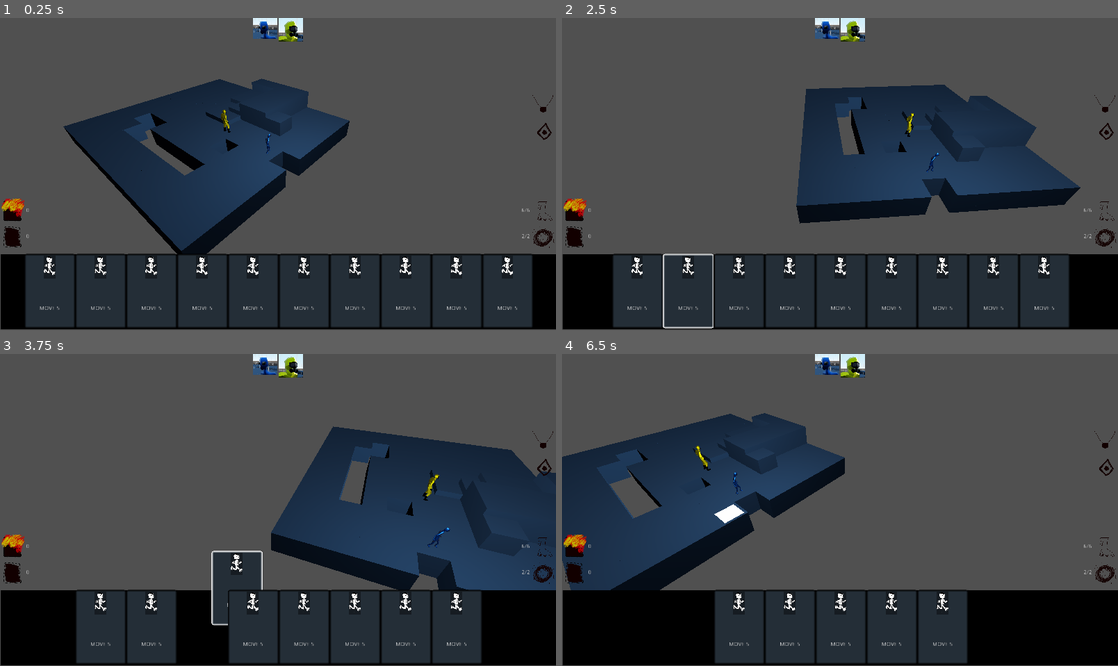
Above: before the commit, frames 1-4 (two rows, left to right).
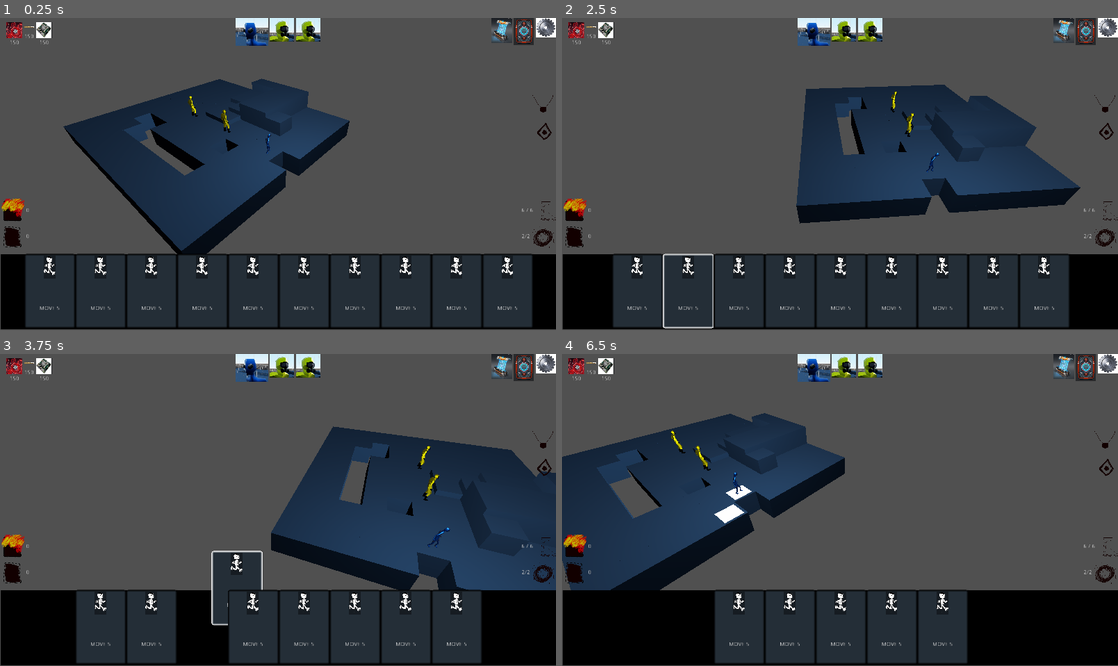
Above: after the commit, the same moments.

Repository: richardbonneau/space-rogue
Game: Godot game, scene res://Main/Main.tscn
Same seed, same stepped clock (60 frames per second), same inputs: the game is played once before the commit and once after it. The engine's default icon, where the game draws it, is replaced by a stand-in: a white triangle on a blue panel in a dark square.
Inputs (mouse positions are in pixels of both pictures, inside the frame that each line leads up to):
- Up to frame 1 (0.25 s): no input
- Up to frame 2 (2.5 s): tap Enter at 0.5 s; drag from (612, 292) to (895, 105) at 0.52 s; drag from (639, 292) to (812, 236) at 1.27 s; move the mouse to (689, 292) at 2.02 s; hold D (right) from 2.03 s (still down); hold Q (q) from 2.03 s (still down); click (689, 292) at 2.17 s; tap E (e) at 2.3 s
- Up to frame 3 (3.75 s): release D (right) at 2.75 s; release Q (q) at 2.75 s; drag from (177, 628) to (111, 463) at 2.77 s; drag from (200, 628) to (305, 510) at 3.52 s
- Up to frame 4 (6.5 s): drag from (789, 628) to (756, 432) at 4.27 s; move the mouse to (817, 628) at 5.02 s; hold S (down) 5.03-5.75 s; hold E (e) 5.03-5.75 s; click (817, 628) at 5.17 s; drag from (867, 628) to (728, 525) at 5.77 s

The runs differ from the first frame. In frame 1, 2.1% of the frame differs, in the area x 1-100%, y 0-66%; in frame 2, 2.1%; in frame 3, 2.1%; in frame 4, 2.2%.

Commit message:
ui moves goes down

Diff:
--- a/Level/GameBoard.tscn
+++ b/Level/GameBoard.tscn
@@ -7,6 +7,7 @@
 [ext_resource path="res://Level/Scripts/Pathfinder.gd" type="Script" id=5]
 [ext_resource path="res://Level/Scripts/CameraHolder.gd" type="Script" id=6]
 [ext_resource path="res://Level/Scripts/Rounds.gd" type="Script" id=7]
+[ext_resource path="res://Level/Scripts/PlayerActions.gd" type="Script" id=8]
 
 [sub_resource type="Environment" id=1]
 ambient_light_color = Color( 0.305882, 0.305882, 0.305882, 1 )
@@ -31,6 +32,9 @@
 
 [node name="Rounds" type="Node" parent="."]
 script = ExtResource( 7 )
+
+[node name="PlayerActions" type="Node" parent="."]
+script = ExtResource( 8 )
 
 [node name="CameraHolder" type="Spatial" parent="."]
 transform = Transform( 0.766044, 0, 0.642788, 0, 1, 0, -0.642788, 0, 0.766045, 11, 6, 6.4075 )
@@ -424,6 +428,10 @@
 transform = Transform( 1, 0, 0, 0, 1, 0, 0, 0, 1, 2, 0, 0 )
 type = "Enemy"
 
+[node name="Entity3" parent="Entities" instance=ExtResource( 2 )]
+transform = Transform( 1, 0, 0, 0, 1, 0, 0, 0, 1, -1, 0, 0 )
+type = "Enemy"
+
 [node name="WorldEnvironment" type="WorldEnvironment" parent="."]
 environment = SubResource( 3 )
 
--- a/Level/Scripts/Camera.gd
+++ b/Level/Scripts/Camera.gd
@@ -12,10 +12,10 @@
 	pass
 
 
-
 func clear_highlighted_path():
-	for tile in path:
-		tile.get_node("Highlight").visible = false
+	for tile in game_board.get_node("Tiles").get_children():
+		var highlight = tile.get_node("Highlight")
+		if highlight : highlight.visible = false
 
 
 func _input(event):
@@ -37,6 +37,7 @@
 
 			var moving_entity_node = rounds.get_active_entity().get_current_tile()
 			path = pathfinder.find_path(moving_entity_node,hovered_node)
+			moving_entity_node.get_node("Highlight").visible = true
 			for tile in path:
 				tile.get_node("Highlight").visible = true
 		if event is InputEventMouseButton and event.button_index == BUTTON_LEFT and event.is_pressed():
--- a/Level/Scripts/Pathfinder.gd
+++ b/Level/Scripts/Pathfinder.gd
@@ -8,9 +8,11 @@
 
 onready var game_board = get_owner()
 onready var rounds = game_board.get_node("Rounds")
+onready var player_actions = game_board.get_node("PlayerActions")
+onready var camera = self.get_parent().get_node("CameraHolder").get_child(0)
+
 onready var entity_is_moving: bool = false
 onready var path_index = 0
-onready var camera = self.get_parent().get_node("CameraHolder").get_child(0)
 onready var movement_stop_thresold: float = 0.1
 
 func _process(delta):
@@ -42,7 +44,7 @@
 	last_entity_rotation = Vector3(0,rounds.get_active_entity().get_rotation().y,0)
 
 	if distance_to_destination < movement_stop_thresold:
-
+		player_actions.player_remaining_move -= 1
 		#Switch to next node to move to
 		if path_index < path.size() - 1:
 			path_index+=1
--- /dev/null
+++ b/Level/Scripts/PlayerActions.gd
@@ -0,0 +1,4 @@
+extends Node
+
+onready var player_max_move = 6
+onready var player_remaining_move = 6
--- a/Level/Scripts/Rounds.gd
+++ b/Level/Scripts/Rounds.gd
@@ -14,10 +14,8 @@
 func add_entity_to_list(var entity):
 	turn_order.append(entity)
 
-
 func sort_turn_order():
 	pass
-
 
 func get_all_entities_turn_order():
 	for entity in self.get_owner().get_node("Entities").get_children():
@@ -27,5 +25,4 @@
 	var entity_to_push_back = turn_order[0]
 	turn_order.erase(entity_to_push_back)
 	turn_order.append(entity_to_push_back)
-
 	portrait_order.rearrange_portrait_order()
--- a/Main/Main.tscn
+++ b/Main/Main.tscn
@@ -1,20 +1,26 @@
-[gd_scene load_steps=6 format=2]
+[gd_scene load_steps=8 format=2]
 
 [ext_resource path="res://Main/Scripts/Main.gd" type="Script" id=1]
 [ext_resource path="res://UI/Hand.tscn" type="PackedScene" id=2]
 [ext_resource path="res://Level/GameBoard.tscn" type="PackedScene" id=3]
 [ext_resource path="res://UI/Debug.tscn" type="PackedScene" id=4]
 [ext_resource path="res://UI/PortraitOrder.tscn" type="PackedScene" id=5]
+[ext_resource path="res://UI/Ressources.tscn" type="PackedScene" id=6]
+[ext_resource path="res://UI/Menus.tscn" type="PackedScene" id=7]
 
 [node name="Main" type="Node"]
 script = ExtResource( 1 )
 
 [node name="GameBoard" parent="." instance=ExtResource( 3 )]
 
-[node name="Hand" parent="." instance=ExtResource( 2 )]
+[node name="Ressources" parent="." instance=ExtResource( 6 )]
 
 [node name="PortraitOrder" parent="." instance=ExtResource( 5 )]
 margin_bottom = 124.0
 
+[node name="Menus" parent="." instance=ExtResource( 7 )]
+
+[node name="Hand" parent="." instance=ExtResource( 2 )]
+
 [node name="AddCardDebug" parent="." instance=ExtResource( 4 )]
 visible = false
--- a/UI/Hand.tscn
+++ b/UI/Hand.tscn
@@ -8,6 +8,7 @@
 [ext_resource path="res://Assets/Sprites/energy.png" type="Texture" id=6]
 [ext_resource path="res://Assets/Sprites/lozange.png" type="Texture" id=7]
 [ext_resource path="res://Assets/Sprites/pendant.png" type="Texture" id=8]
+[ext_resource path="res://UI/Scripts/MovementLabel.gd" type="Script" id=9]
 
 [node name="Hand" type="Control"]
 anchor_right = 1.018
@@ -158,7 +159,7 @@
 }
 
 [node name="Movement" type="HBoxContainer" parent="PlayerActions"]
-margin_right = 149.0
+margin_right = 85.0
 margin_bottom = 60.0
 
 [node name="Label" type="Label" parent="PlayerActions/Movement"]
@@ -166,6 +167,7 @@
 margin_right = 21.0
 margin_bottom = 37.0
 text = "6/6"
+script = ExtResource( 9 )
 
 [node name="Icon" type="TextureRect" parent="PlayerActions/Movement"]
 margin_left = 25.0
@@ -178,7 +180,7 @@
 
 [node name="Energy" type="HBoxContainer" parent="PlayerActions"]
 margin_top = 64.0
-margin_right = 149.0
+margin_right = 85.0
 margin_bottom = 124.0
 
 [node name="Label" type="Label" parent="PlayerActions/Energy"]
--- /dev/null
+++ b/UI/Menus.tscn
@@ -0,0 +1,42 @@
+[gd_scene load_steps=4 format=2]
+
+[ext_resource path="res://Assets/Sprites/map.PNG" type="Texture" id=1]
+[ext_resource path="res://Assets/Sprites/card.PNG" type="Texture" id=2]
+[ext_resource path="res://Assets/Sprites/cog.PNG" type="Texture" id=3]
+
+[node name="Menus" type="HBoxContainer"]
+anchor_left = 1.0
+anchor_right = 1.0
+margin_left = -844.0
+margin_bottom = 423.0
+alignment = 2
+__meta__ = {
+"_edit_use_anchors_": false
+}
+
+[node name="Map" type="TextureRect" parent="."]
+margin_left = 686.0
+margin_right = 736.0
+margin_bottom = 423.0
+rect_min_size = Vector2( 50, 50 )
+texture = ExtResource( 1 )
+expand = true
+stretch_mode = 5
+
+[node name="Deck" type="TextureRect" parent="."]
+margin_left = 740.0
+margin_right = 790.0
+margin_bottom = 423.0
+rect_min_size = Vector2( 50, 100 )
+texture = ExtResource( 2 )
+expand = true
+stretch_mode = 5
+
+[node name="Menu" type="TextureRect" parent="."]
+margin_left = 794.0
+margin_right = 844.0
+margin_bottom = 423.0
+rect_min_size = Vector2( 50, 50 )
+texture = ExtResource( 3 )
+expand = true
+stretch_mode = 5
--- /dev/null
+++ b/UI/Ressources.tscn
@@ -0,0 +1,72 @@
+[gd_scene load_steps=4 format=2]
+
+[ext_resource path="res://Assets/Sprites/nano.png" type="Texture" id=1]
+[ext_resource path="res://Assets/Sprites/cpu.PNG" type="Texture" id=2]
+[ext_resource path="res://Assets/Sprites/ammo.PNG" type="Texture" id=3]
+
+[node name="Ressources" type="HBoxContainer"]
+margin_left = 14.5545
+margin_top = 10.2227
+margin_right = 1365.55
+margin_bottom = 768.223
+__meta__ = {
+"_edit_use_anchors_": false
+}
+
+[node name="NCM" type="VBoxContainer" parent="."]
+margin_right = 40.0
+margin_bottom = 758.0
+
+[node name="Icon" type="TextureRect" parent="NCM"]
+margin_right = 40.0
+margin_bottom = 40.0
+rect_min_size = Vector2( 40, 40 )
+texture = ExtResource( 1 )
+expand = true
+
+[node name="Label" type="Label" parent="NCM"]
+margin_top = 44.0
+margin_right = 40.0
+margin_bottom = 58.0
+text = "150"
+align = 1
+
+[node name="Ammo" type="VBoxContainer" parent="."]
+margin_left = 44.0
+margin_right = 69.0
+margin_bottom = 758.0
+
+[node name="Icon" type="TextureRect" parent="Ammo"]
+margin_right = 40.0
+margin_bottom = 40.0
+rect_min_size = Vector2( 25, 25 )
+texture = ExtResource( 3 )
+expand = true
+stretch_mode = 6
+
+[node name="Label" type="Label" parent="Ammo"]
+margin_left = 15.0
+margin_top = 44.0
+margin_right = 25.0
+margin_bottom = 43.0
+text = "150"
+
+[node name="CPUs" type="VBoxContainer" parent="."]
+margin_left = 90.0
+margin_right = 113.0
+margin_bottom = 758.0
+
+[node name="Icon" type="TextureRect" parent="CPUs"]
+margin_right = 40.0
+margin_bottom = 40.0
+rect_min_size = Vector2( 40, 40 )
+texture = ExtResource( 2 )
+expand = true
+
+[node name="Label" type="Label" parent="CPUs"]
+margin_top = 44.0
+margin_right = 40.0
+margin_bottom = 58.0
+text = "150"
+align = 1
+valign = 1
--- a/UI/Scripts/Card.gd
+++ b/UI/Scripts/Card.gd
@@ -55,7 +55,6 @@
 
 
 func _on_Card_mouse_entered():
-	print("mouse entered")
 	var node_new_style = self.get_stylebox("panel").duplicate()
 	node_new_style.set_border_color(Color("fff"))
 	self.add_stylebox_override("panel", node_new_style)
--- /dev/null
+++ b/UI/Scripts/MovementLabel.gd
@@ -0,0 +1,12 @@
+extends Label
+
+onready var player_actions = get_owner().get_owner().get_node("GameBoard").get_node("PlayerActions")
+
+var remaining_move
+var max_move
+
+func _process(delta):
+	if player_actions.player_remaining_move != remaining_move or player_actions.player_max_move != max_move:
+		remaining_move = player_actions.player_remaining_move
+		max_move = player_actions.player_max_move
+		self.set_text(str(remaining_move) + " / "+str(max_move))
--- a/UI/Scripts/PortraitOrder.gd
+++ b/UI/Scripts/PortraitOrder.gd
@@ -26,7 +26,7 @@
 func rearrange_portrait_order():
 	get_dependencies()
 	for child in self.get_children():
-		print("removing")
+		self.remove_child(child)
 		child.queue_free()
 
 	var all_entities = rounds.turn_order
@@ -34,7 +34,7 @@
 		add_portrait_to_turn_order(entity.type)
 
 	change_boxes_size()
-	print("----")
+
 
 func add_portrait_to_turn_order(var type):
 	var portrait_instance = portrait.instance()
@@ -45,7 +45,7 @@
 
 	portrait_instance.set_texture(image)
 	self.add_child(portrait_instance)
-	print("adding ")
+
 
 
 
@@ -57,7 +57,6 @@
 func change_boxes_size():
 	var all_portraits = self.get_children()
 	for i in all_portraits.size():
-		print("all_portraits[i] ",all_portraits[i])
 		if i == 0:
 			all_portraits[i].set_custom_minimum_size(Vector2(inactive_entities_size,inactive_entities_size))
 		else:
Not shown: 1 places in Level/GameBoard.tscn that only renumber resources
Not shown: 1 places in UI/Hand.tscn that only renumber resources
